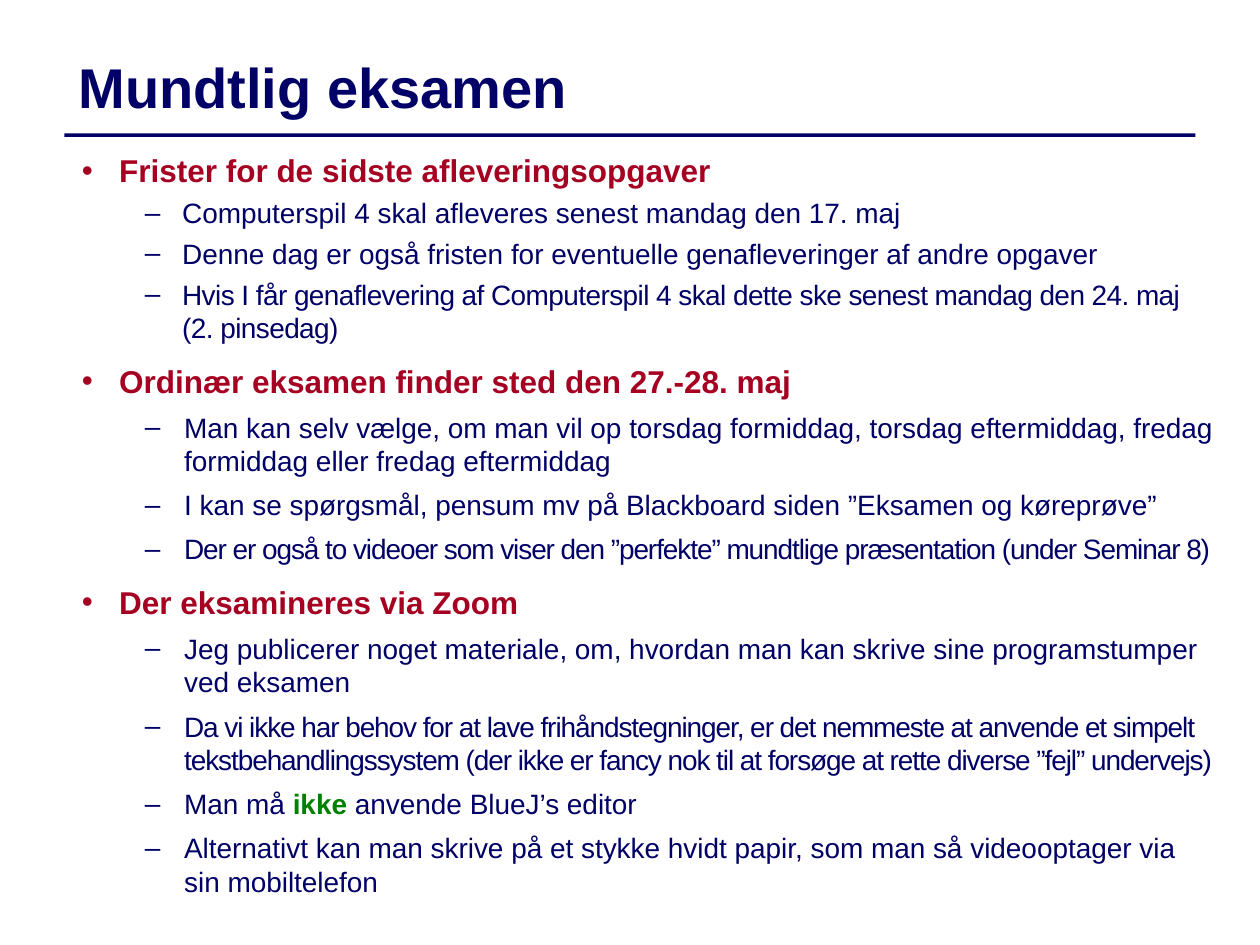
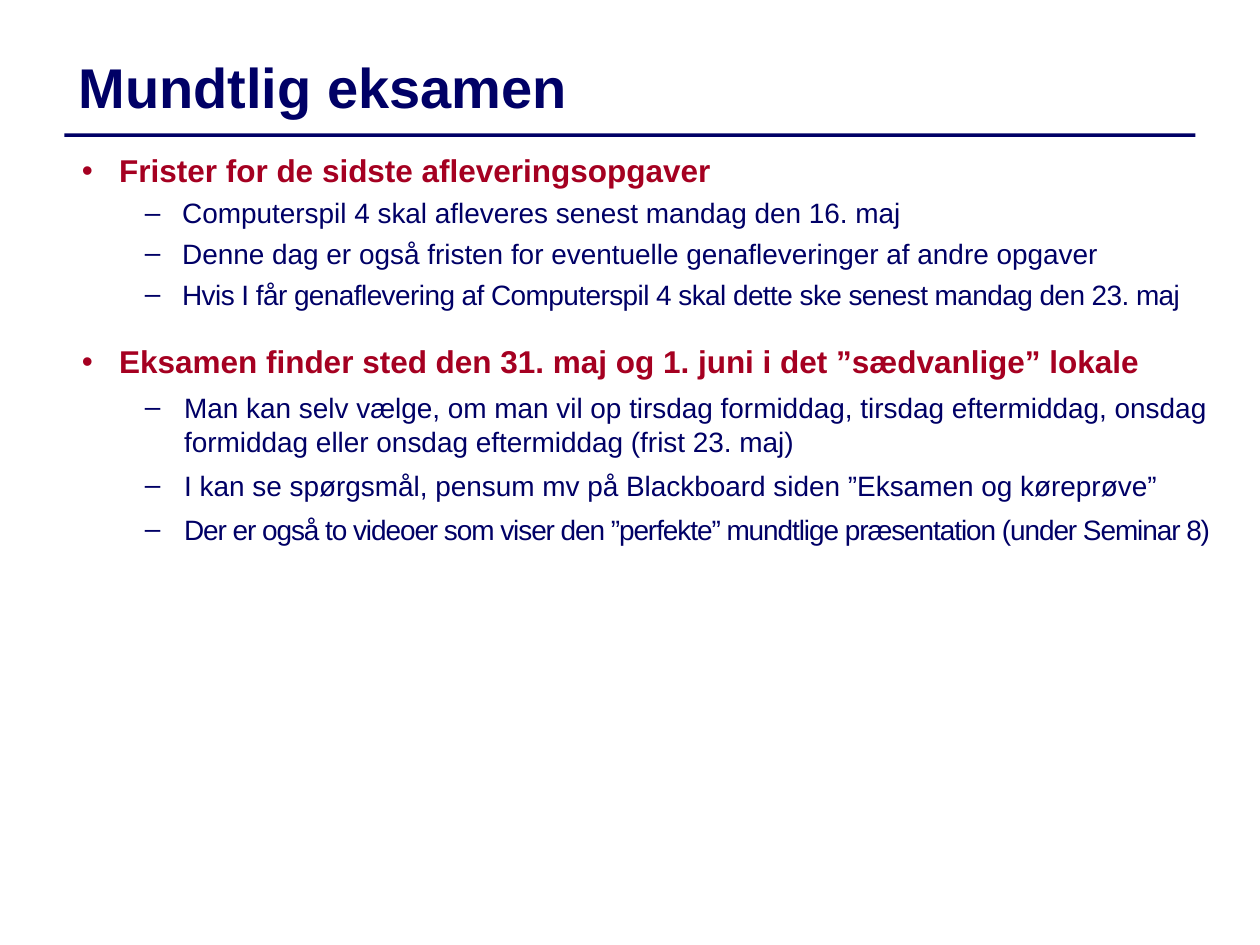
Before and after one commit to IntProgAU/Materiale, a slide deck: slide 4 of web/g22/status/Status7.pptx. Drawn at 1260x945 pixels with LibreOffice and Linux fonts; fonts in the diff are those of the drawing. Boxes give left, top, right and bottom in pixels: in the first picture for what was removed or moved away, otherwise in the second. Text is boxed around its words. In the diff, an @@ line names an element or a change of style, - is before the commit and + after.

```diff
--- a/web/g22/status/Status7.pptx
+++ b/web/g22/status/Status7.pptx
@@ text at (182,202,900,229): text changed @@
-  – Computerspil 4 skal afleveres senest mandag den 17. maj
+  – Computerspil 4 skal afleveres senest mandag den 16. maj
@@ text at (119,283,1207,457): text changed @@
-  – Hvis I får genaflevering af Computerspil 4 skal dette ske senest mandag den 24. maj (2. pinsedag)
-  • Ordinær eksamen finder sted den 27.-28. maj
-  – Man kan selv vælge, om man vil op torsdag formiddag, torsdag eftermiddag, fredag formiddag eller fredag eftermiddag
+  – Hvis I får genaflevering af Computerspil 4 skal dette ske senest mandag den 23. maj
+  • Eksamen finder sted den 31. maj og 1. juni i det ”sædvanlige” lokale
+  – Man kan selv vælge, om man vil op tirsdag formiddag, tirsdag eftermiddag, onsdag formiddag eller onsdag eftermiddag (frist 23. maj)
@@ text at (119,591,1212,859): paragraphs removed @@
-  • Der eksamineres via Zoom
-  – Jeg publicerer noget materiale, om, hvordan man kan skrive sine programstumper ved eksamen
-  – Da vi ikke har behov for at lave frihåndstegninger, er det nemmeste at anvende et simpelt tekstbehandlingssystem (der ikke er fancy nok til at forsøge at rette diverse ”fejl” undervejs)
-  – Man må ikke anvende BlueJ’s editor
-  – Alternativt kan man skrive på et stykke hvidt papir, som man så videooptager via sin mobiltelefon
```
Also in this commit, not shown: 3 other slides changed.
